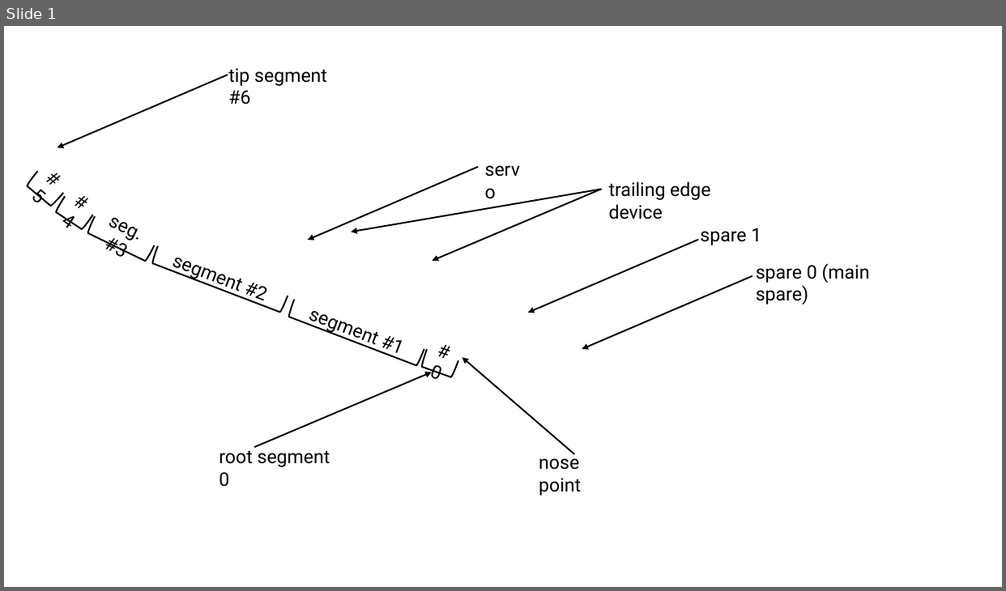
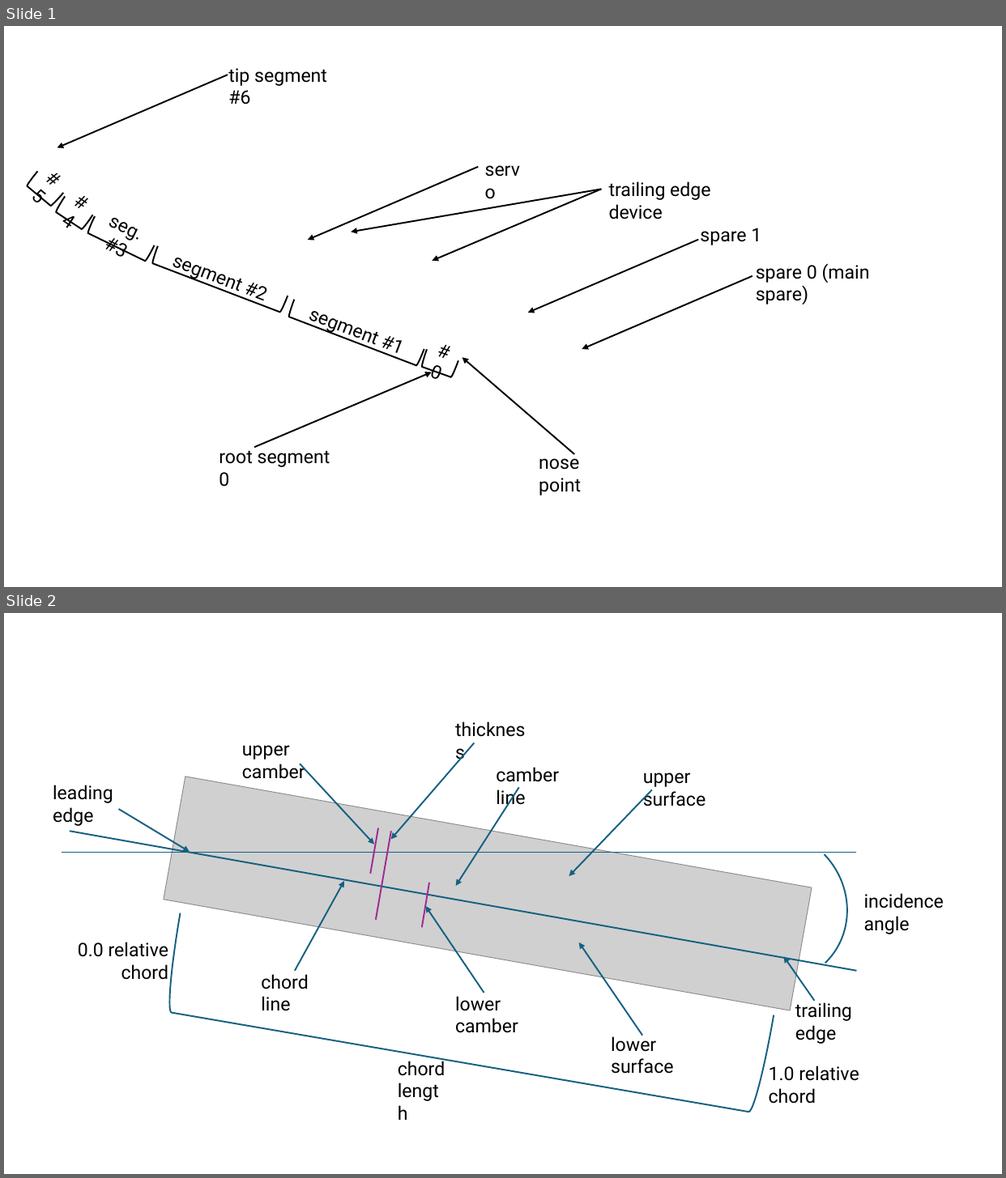
Before and after one commit to szymansk/da3Dalus, a slide deck: docs/images/images with text.pptx. Shown one above the other, each under a label of ours: slide 1 before the commit, slides 1 and 2 after it. The pictures are 1006x591 and 1006x1178 pixels, drawn with LibreOffice and Linux fonts; fonts in the diff are those of the drawing; grey boxes stand for pictures; background and template pictures are left out. Boxes give left, top, right and bottom in pixels: in the first picture for what was removed or moved away, otherwise in the second. Text is boxed around its words. In the diff, an @@ line names an element or a change of style, - is before the commit and + after.

```diff
--- a/docs/images/images with text.pptx
+++ b/docs/images/images with text.pptx
@@ slide 2 added at bbox=[4, 613, 1002, 1174], background #FFFFFF @@
@@ text added at bbox=[448, 714, 543, 744], 18 pt, text #000000 @@
+thickness
@@ text added at bbox=[242, 745, 305, 779], 18 pt, text #000000 @@
+upper camber
@@ arrow added from (474, 743) to (391, 839), #156082 1.5 pt @@
@@ picture added at bbox=[164, 777, 812, 1012] @@
@@ arrow added from (300, 764) to (374, 845), #156082 1.5 pt @@
@@ text added at bbox=[496, 767, 559, 808], 18 pt, text #000000 @@
+camber line
@@ text added at bbox=[643, 773, 705, 807], 18 pt, text #000000 @@
+upper surface
@@ text added at bbox=[53, 785, 113, 826], 18 pt, text #000000 @@
+leading edge
@@ arrow added from (519, 787) to (456, 886), #156082 1.5 pt @@
@@ arrow added from (652, 790) to (569, 876), #156082 1.5 pt @@
@@ arc (boxed as its full ellipse) added at bbox=[662, 798, 879, 1016], outline #156082 1.5 pt @@
@@ line added from (857, 971) to (69, 831), #156082 1.5 pt @@
@@ arrow added from (118, 809) to (189, 852), #156082 1.5 pt @@
@@ line added from (370, 874) to (378, 828), #A02B93 1.5 pt @@
@@ line added from (376, 920) to (391, 831), #A02B93 1.5 pt @@
@@ line added from (857, 853) to (62, 853), #156082 1.5 pt @@
@@ arrow added from (295, 971) to (345, 881), #156082 1.5 pt @@
@@ line added from (422, 927) to (429, 883), #A02B93 1.5 pt @@
@@ text added at bbox=[864, 893, 944, 935], 18 pt, text #000000 @@
+incidence
+angle
@@ right bracket added at bbox=[163, 914, 774, 1114], outline #156082 1.5 pt @@
@@ arrow added from (484, 994) to (425, 906), #156082 1.5 pt @@
@@ text added at bbox=[78, 942, 169, 980], 18 pt, text #000000 @@
+0.0 relative
+chord
@@ arrow added from (642, 1035) to (579, 943), #156082 1.5 pt @@
@@ text added at bbox=[261, 974, 309, 1012], 18 pt, text #000000 @@
+chord
+line
@@ arrow added from (815, 1001) to (784, 956), #156082 1.5 pt @@
@@ text added at bbox=[455, 996, 518, 1033], 18 pt, text #000000 @@
+lower camber
@@ text added at bbox=[795, 1001, 852, 1044], 18 pt, text #000000 @@
+trailing edge
@@ text added at bbox=[611, 1034, 673, 1074], 18 pt, text #000000 @@
+lower surface
@@ text added at bbox=[398, 1059, 445, 1076], 18 pt, text #000000 @@
+chord
+length
@@ text added at bbox=[769, 1066, 859, 1104], 18 pt, text #000000 @@
+1.0 relative
+chord
```
Also in this commit, not shown: 2 other slides added, 10 other files.
